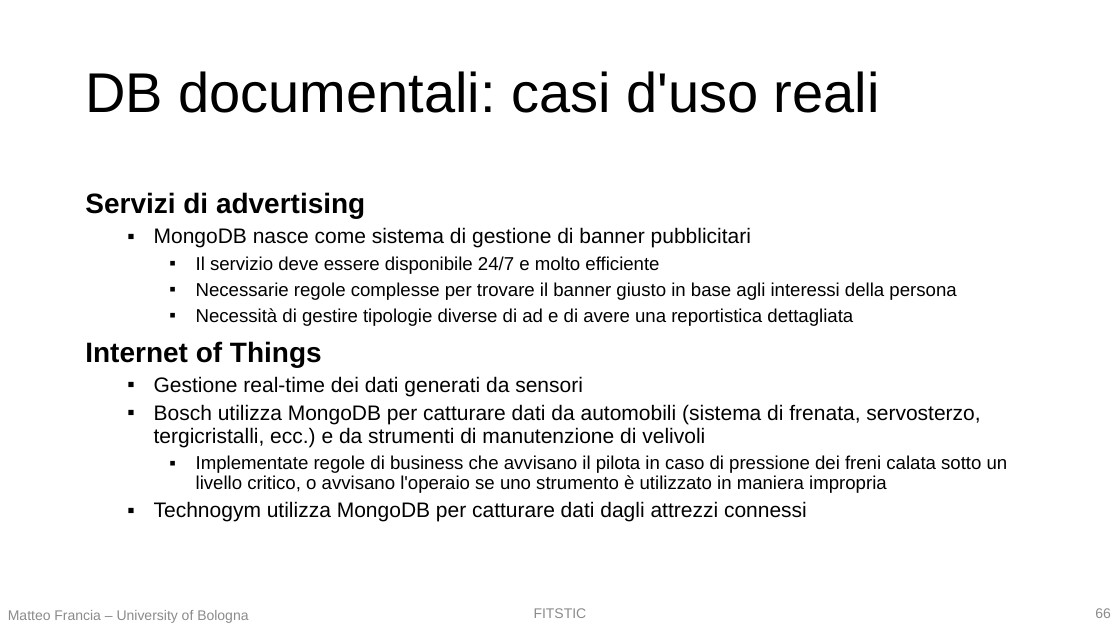
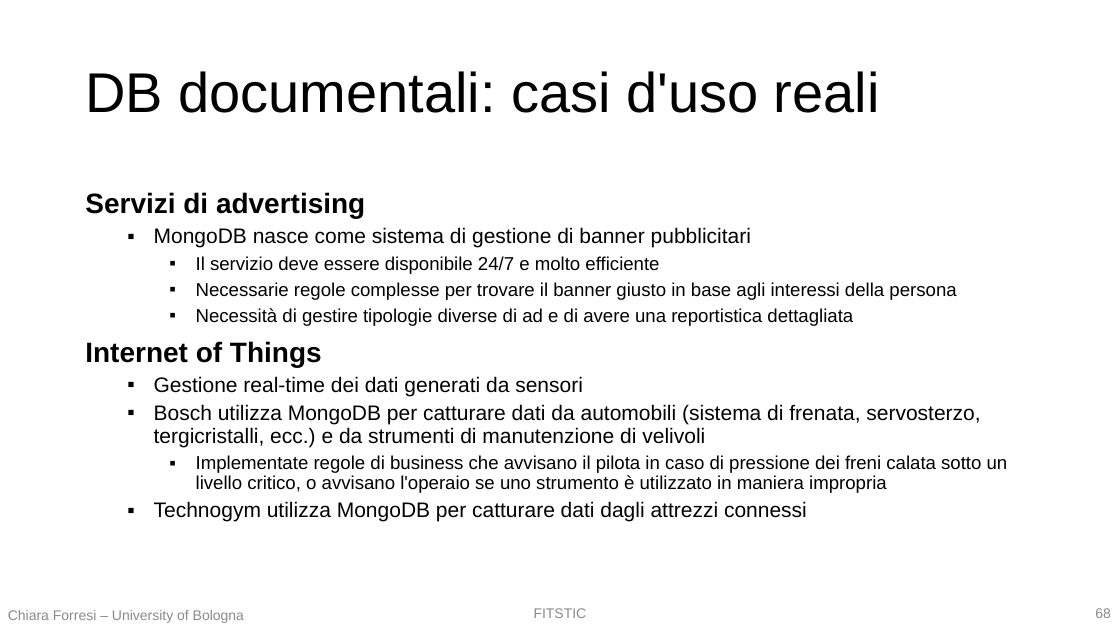
Before and after one commit to w4bo/teaching-nosql, a slide deck: slide 68 of slides/01 - T1 - I database NoSQL.pptx (slide 66 before the commit). Drawn at 1120x630 pixels with LibreOffice and Linux fonts; fonts in the diff are those of the drawing. Boxes give left, top, right and bottom in pixels: in the first picture for what was removed or moved away, otherwise in the second. Text is boxed around its words. In the diff, an @@ line names an element or a change of style, - is before the commit and + after.

```diff
--- a/slides/01 - T1 - I database NoSQL.pptx
+++ b/slides/01 - T1 - I database NoSQL.pptx
@@ text at bbox=[8, 610, 244, 623]: text changed @@
-Matteo Francia – University of Bologna
+Chiara Forresi – University of Bologna
```
Also in this commit, not shown: 81 other slides changed, 2 slides added, 12 other files.
